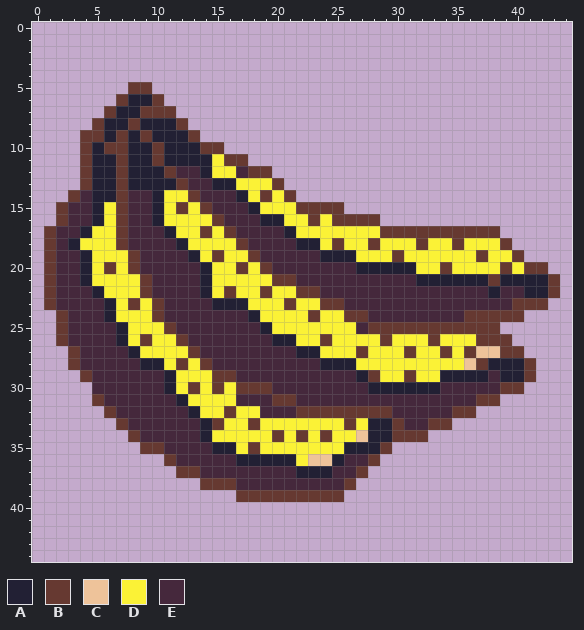
Two versions of one pixel-art sprite, Assets/textures/fruit_banana_rotten.png. The first picture shows the starting point.
The file is 45x45 pixels.
Palette (. is transparent): A #222034  B #663931  C #eec39a  D #fbf236  E #45283c
The result:
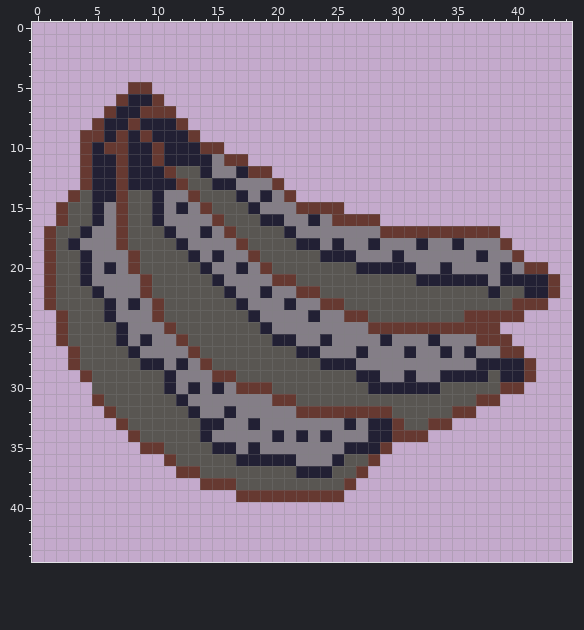
Log entry: Updated rotten banana art to match the rest
Change:
colour D: #fbf236 -> #847e87
colour E: #45283c -> #595652
y 12: x 17 E -> A
y 14: x 19 B -> A
y 15: x 12 B -> A
y 16: x 23 B -> A
y 17: x 14 B -> A
y 18: x 25 B -> A; x 28 B -> A; x 32 B -> A; x 35 B -> A
y 19: x 15 B -> A; x 30 B -> A; x 37 B -> A
y 20: x 6 B -> A; x 17 B -> A; x 34 B -> A; x 39 B -> A
y 21: x 14..15 AD -> EA; x 38 B -> D
y 22: x 14..16 ADB -> EEA; x 19 B -> A
y 23: x 8 B -> A; x 15..16 AA -> EE; x 21 B -> A
y 24: x 23 B -> A
y 25: x 27 E -> D
y 26: x 9 B -> A; x 24 B -> A; x 29 B -> A; x 33 B -> A
y 27: x 27 B -> A; x 31 B -> A; x 34 B -> A; x 36..38 BCC -> ADD
y 28: x 12 B -> A; x 36..37 CB -> DA
y 29: x 28 B -> A; x 31 B -> A
y 30: x 13 B -> A; x 15 B -> A
y 31: x 17..19 EEE -> DDD
y 32: x 16 B -> A; x 19..21 EEE -> DDD
y 33: x 15 B -> A; x 18 B -> A; x 26 B -> A
y 34: x 20 B -> A; x 22 B -> A; x 24 B -> A; x 27 C -> D
y 35: x 18 B -> A
y 36: x 23..24 CC -> DD
Pixel boxes of the changes (left, top, right, bottom) in both pictures:
changed: (56, 154, 524, 490)
